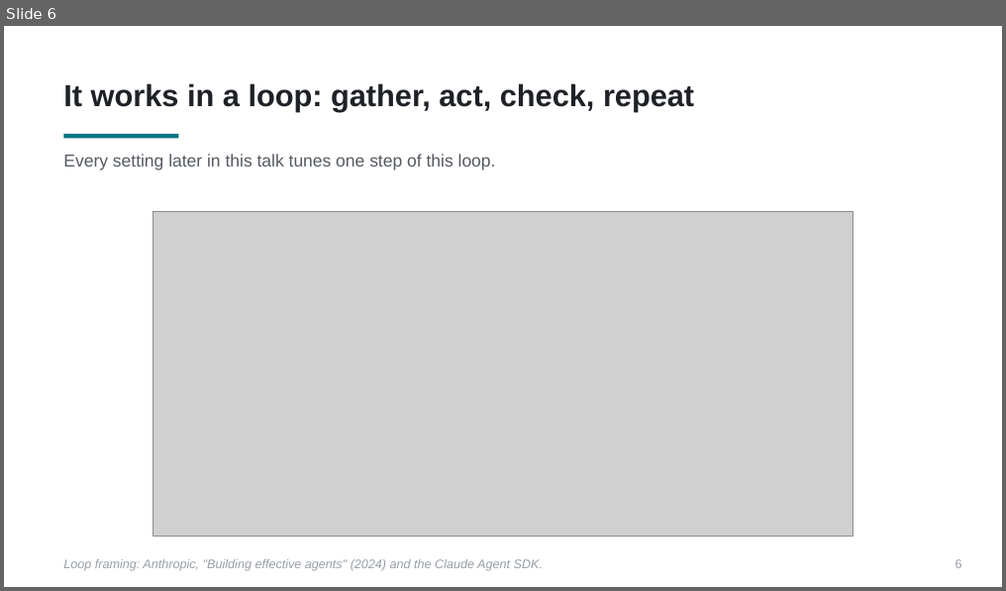
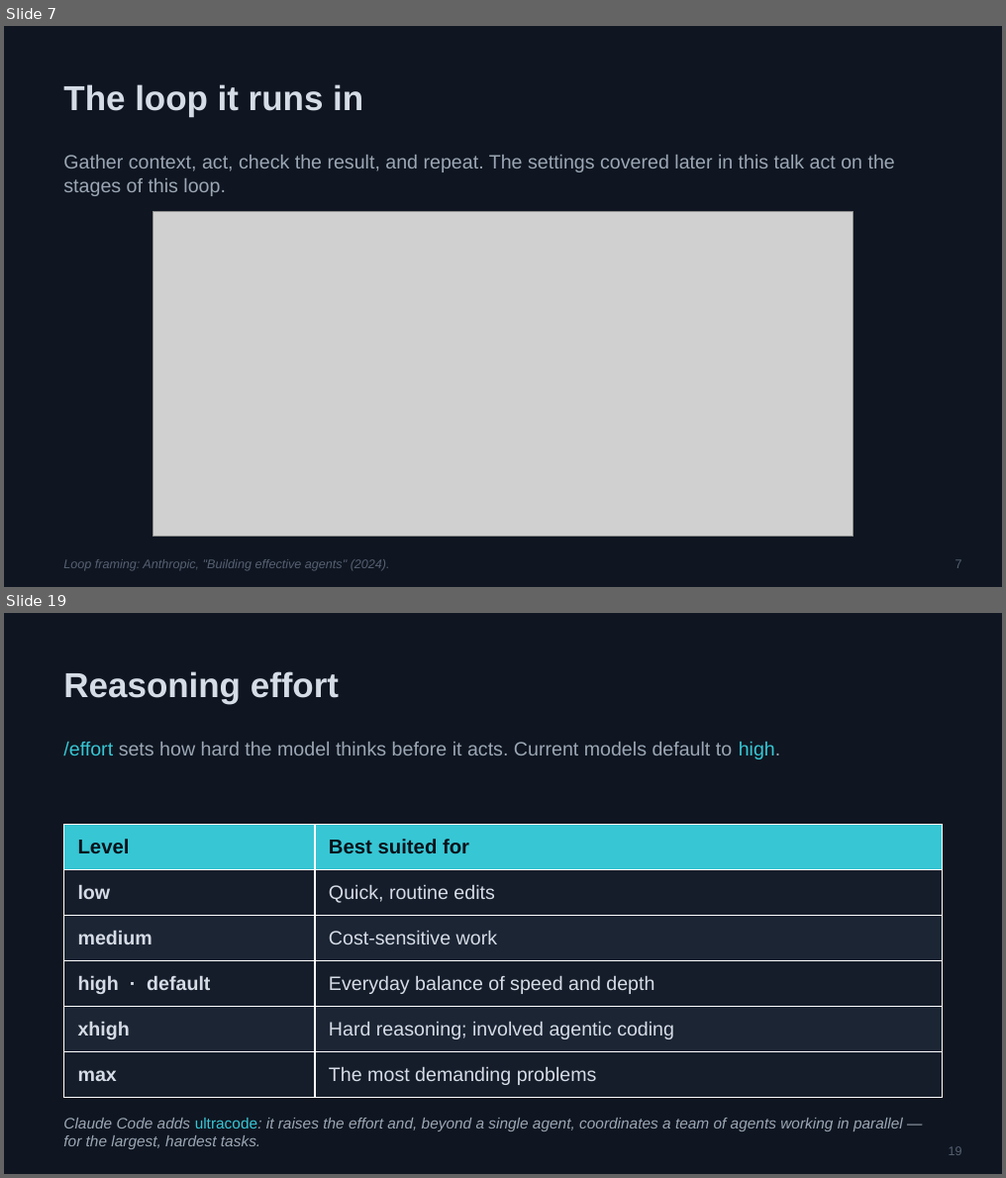
Before and after one commit to PursuitOfDataScience/uchicago-workshops, a slide deck: claude-code-tutorial/claude-code-tutorial.pptx. Shown one above the other, each under a label of ours: slide 6 before the commit, slides 7 and 19 after it; the slides between them are not shown. The pictures are 1006x591 and 1006x1178 pixels, drawn with LibreOffice and Linux fonts; fonts in the diff are those of the drawing; grey boxes stand for pictures. Boxes give left, top, right and bottom in pixels: in the first picture for what was removed or moved away, otherwise in the second. Text is boxed around its words. In the diff, an @@ line names an element or a change of style, - is before the commit and + after.

```diff
--- a/claude-code-tutorial/claude-code-tutorial.pptx
+++ b/claude-code-tutorial/claude-code-tutorial.pptx
@@ slide 19 added at [4,613,1002,1174], background #FFFFFF @@
@@ rectangle added at [4,613,1002,1173], fill #0F1621 @@
@@ text added at [63,671,339,704], 25 pt, text #D6DCE6, bold @@
+Reasoning effort
@@ text added at [63,742,781,760], 14 pt, text #9BA6B4 @@
+/effort sets how hard the model thinks before it acts. Current models default to high.
@@ table added at [63,825,943,1098], 6 rows, 2 columns @@
+Level | Best suited for
+low | Quick, routine edits
+medium | Cost-sensitive work
+high · default | Everyday balance of speed and depth
+xhigh | Hard reasoning; involved agentic coding
+max | The most demanding problems
@@ text added at [63,1118,903,1150], 11 pt, text #9BA6B4, italic @@
+Claude Code adds ultracode: it raises the effort and, beyond a single agent, coordinates a team of agents working in parallel — for the largest, hardest tasks.
@@ text added at [948,1147,962,1156], 9 pt, text #566072 @@
+19
@@ what was slide 6 is now slide 7 @@
@@ slide 7 changed as well @@
@@ rectangle added at [4,26,1002,586], fill #0F1621 @@
@@ text at [63,84,363,117]: text changed; size 22 to 25 pt; text colour #1E2126 to #D6DCE6 @@
-It works in a loop: gather, act, check, repeat
+The loop it runs in
@@ rectangle removed at [63,134,178,138] @@
@@ text at [63,155,895,196]: text changed; size 12.5 to 14 pt; text colour #555A61 to #9BA6B4 @@
-Every setting later in this talk tunes one step of this loop.
+Gather context, act, check the result, and repeat. The settings covered later in this talk act on the stages of this loop.
@@ text at [63,560,390,571]: text changed; text colour #989EA6 to #566072 @@
-Loop framing: Anthropic, "Building effective agents" (2024) and the Claude Agent SDK.
+Loop framing: Anthropic, "Building effective agents" (2024).
@@ text at [955,560,962,569]: text changed; text colour #989EA6 to #566072 @@
-6
+7
```
Also in this commit, not shown: 6 other slides changed, 34 other slides added, 39 slides removed, 1 other file.
